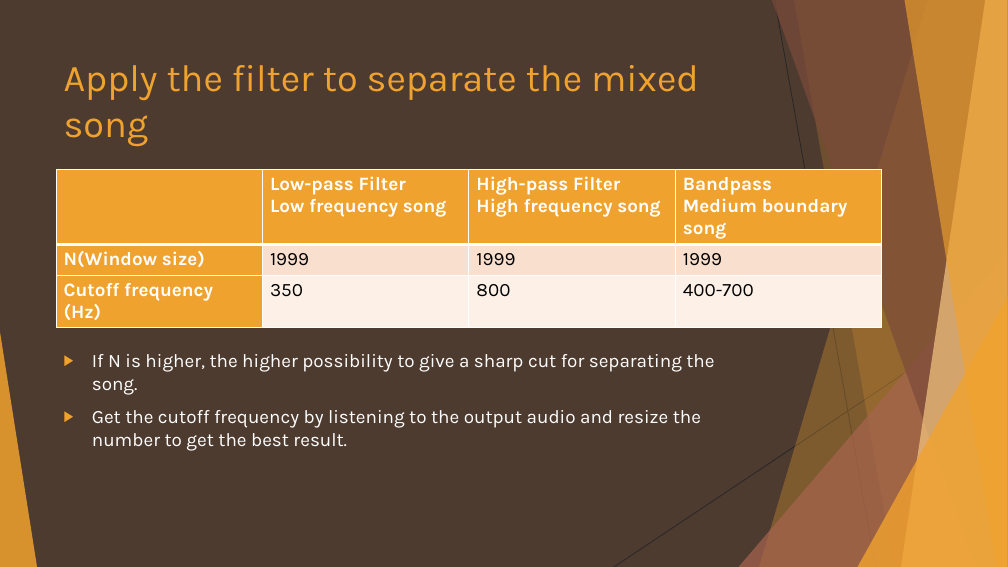
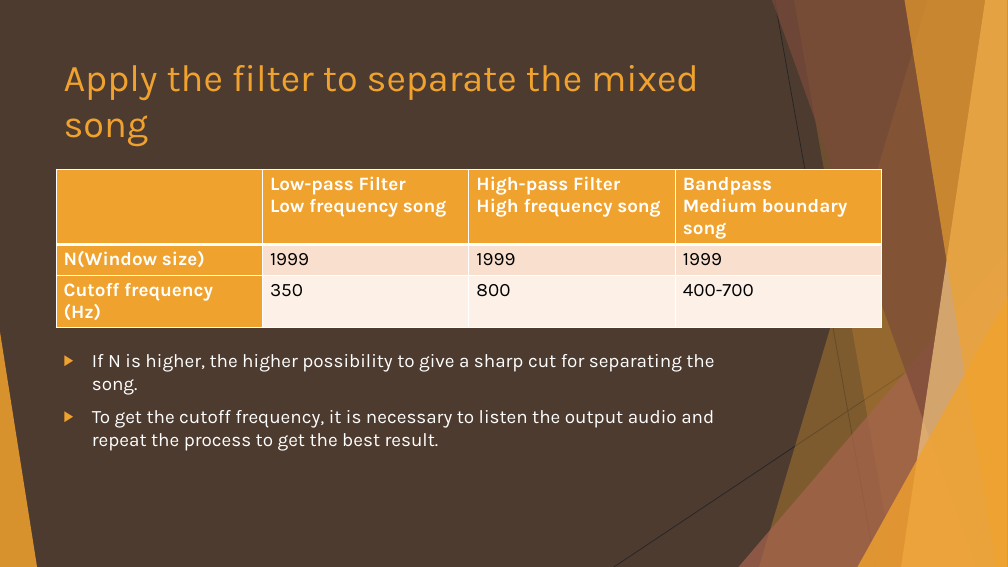
Before and after one commit to kenchan13/Introduction-to-Multimedia, a slide deck: slide 6 of Homework/hw2/104062361_report.pptx (slide 5 before the commit). Drawn at 1008x567 pixels with LibreOffice and Linux fonts; fonts in the diff are those of the drawing. Boxes give left, top, right and bottom in pixels: in the first picture for what was removed or moved away, otherwise in the second. Text is boxed around its words. In the diff, an @@ line names an element or a change of style, - is before the commit and + after.

```diff
--- a/Homework/hw2/104062361_report.pptx
+++ b/Homework/hw2/104062361_report.pptx
@@ text at bbox=[92, 410, 714, 451]: text changed @@
-▶ Get the cutoff frequency by listening to the output audio and resize the number to get the best result.
+▶ To get the cutoff frequency, it is necessary to listen the output audio and repeat the process to get the best result.
```
Also in this commit, not shown: 10 other slides changed, 3 slides added, 39 other files.
